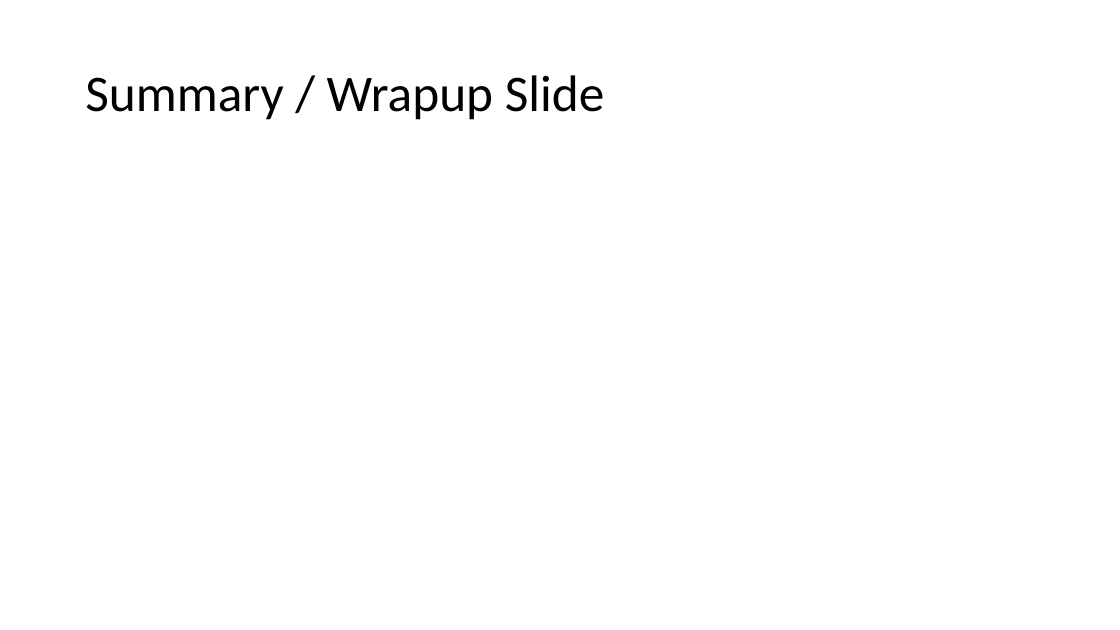
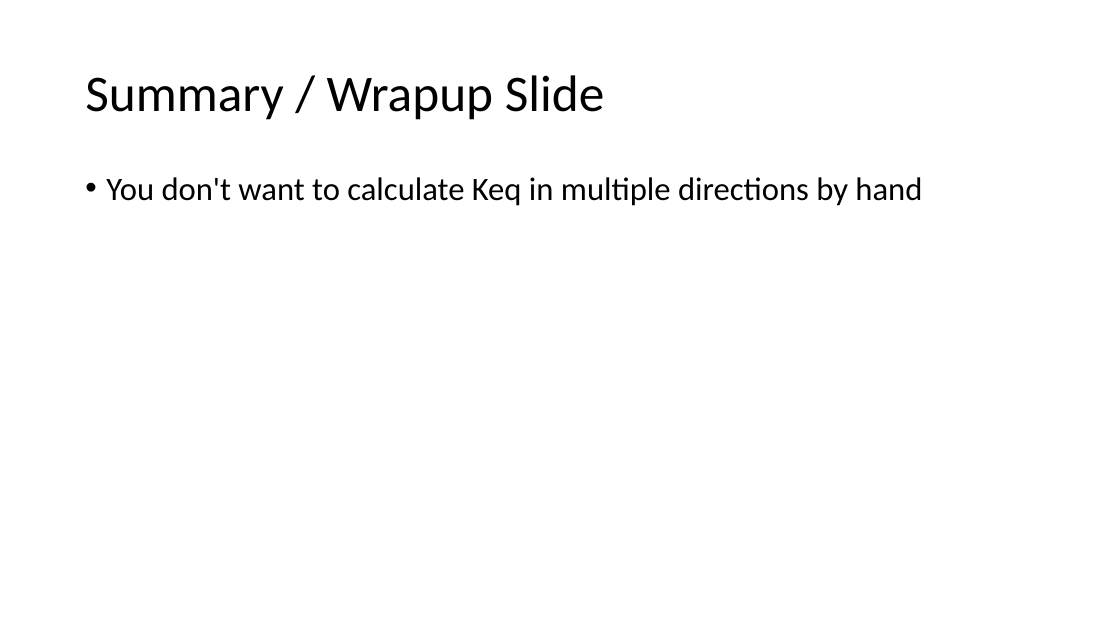
Before and after one commit to GW-modelling-Spring2021/hw-genoonan, a slide deck: slide 18 of Working/HW2_Working/Box Model Hand-Built MODFlow- Noonan and Hull.pptx. Drawn at 1120x630 pixels with LibreOffice and Linux fonts; fonts in the diff are those of the drawing. Boxes give left, top, right and bottom in pixels: in the first picture for what was removed or moved away, otherwise in the second. Text is boxed around its words. In the diff, an @@ line names an element or a change of style, - is before the commit and + after.

```diff
--- a/Working/HW2_Working/Box Model Hand-Built MODFlow- Noonan and Hull.pptx
+++ b/Working/HW2_Working/Box Model Hand-Built MODFlow- Noonan and Hull.pptx
@@ text added at (106,177,922,206), 28 pt, text #000000 @@
+• You don't want to calculate Keq in multiple directions by hand
```
Also in this commit, not shown: 7 other slides changed, 25 other files.
